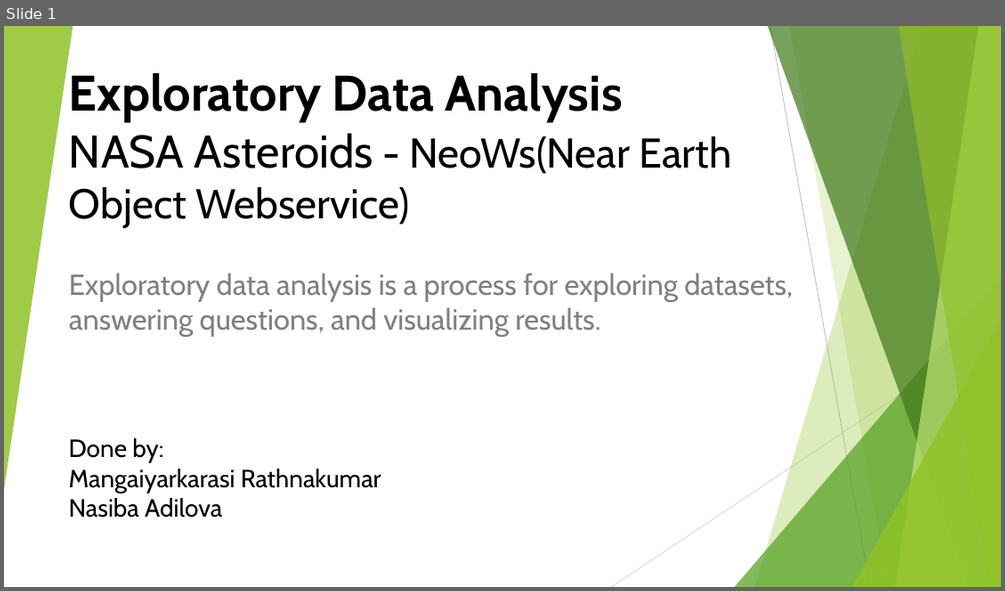
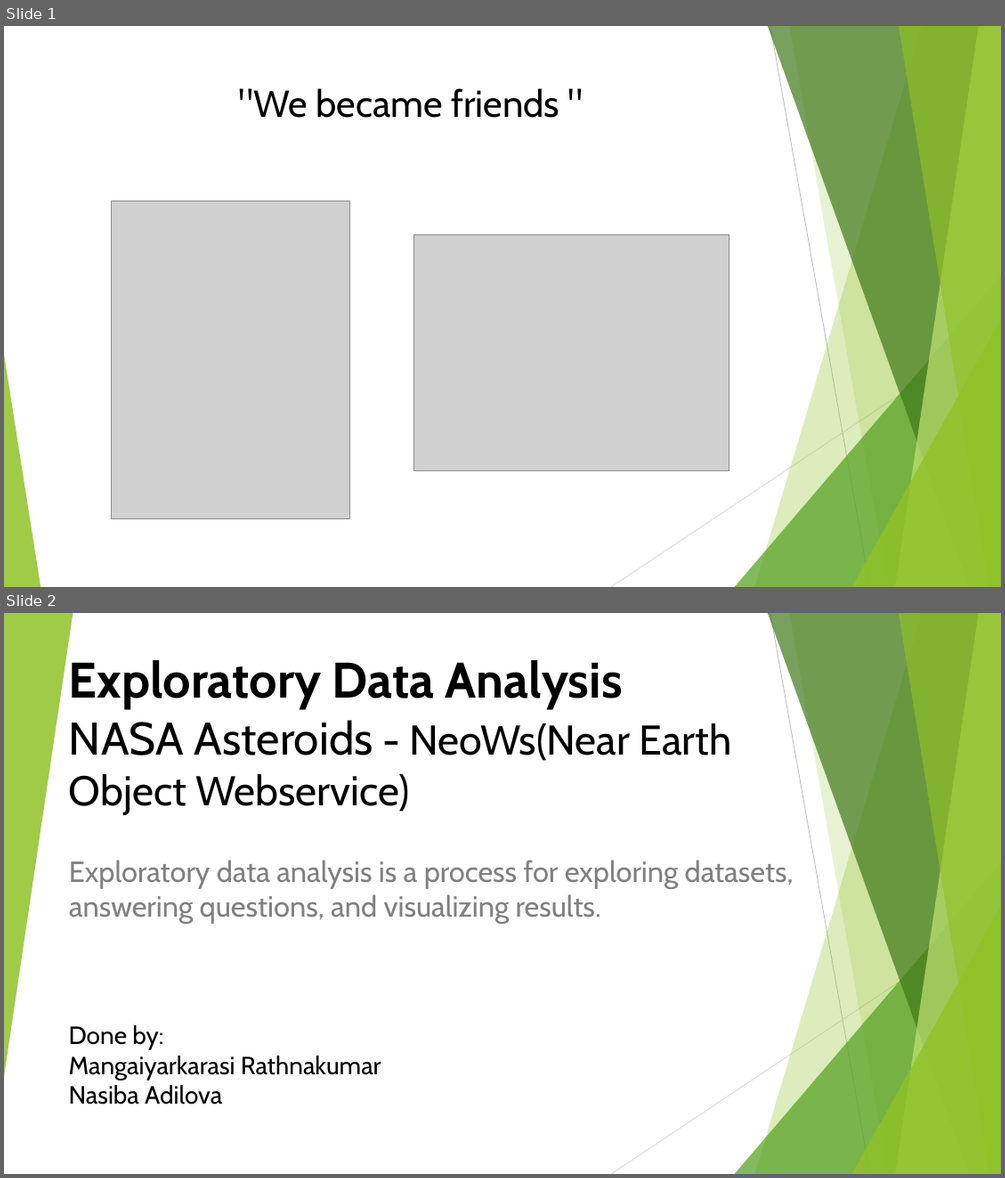
Before and after one commit to mangaioct6/Exploratory_project, a slide deck: ExploratoryProjectSlides.pptx. Shown one above the other, each under a label of ours: slide 1 before the commit, slides 1 and 2 after it. The pictures are 1005x591 and 1005x1178 pixels, drawn with LibreOffice and Linux fonts; fonts in the diff are those of the drawing; grey boxes stand for pictures. Boxes give left, top, right and bottom in pixels: in the first picture for what was removed or moved away, otherwise in the second. Text is boxed around its words. In the diff, an @@ line names an element or a change of style, - is before the commit and + after.

```diff
--- a/ExploratoryProjectSlides.pptx
+++ b/ExploratoryProjectSlides.pptx
@@ slide 1 added at [4, 26, 1001, 587], background #FFFFFF; not listed: 9 template elements that a slide beside it also shows @@
@@ title added at [239, 88, 559, 118], 36 pt, text #000000 @@
+"We became friends "
@@ picture added at [112, 201, 349, 518] @@
@@ picture added at [413, 234, 728, 471] @@
@@ triangle added at [4, 354, 40, 587], fill #90C226 at 85% opacity @@
@@ what was slide 1 is now slide 2 @@
```
Also in this commit, not shown: 1 other slide added.
